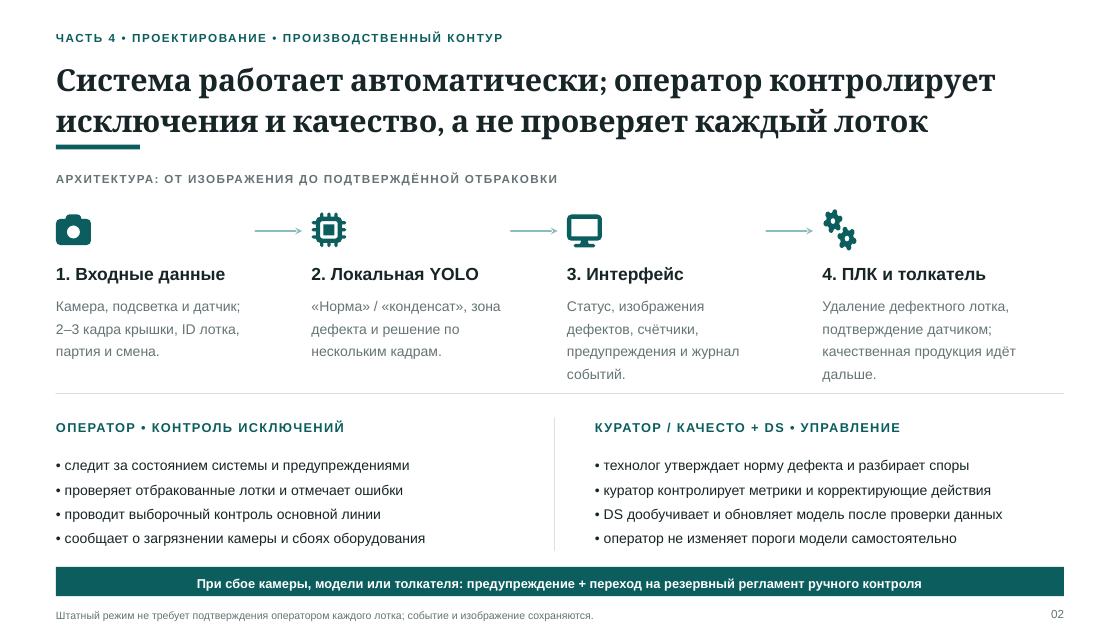
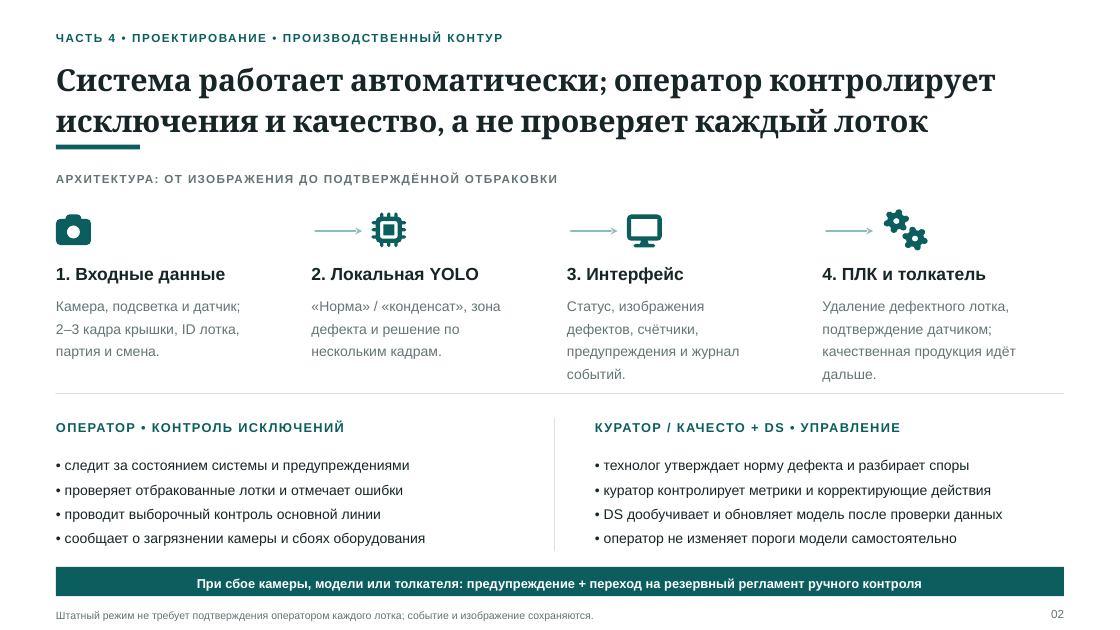
Before and after one commit to TatsianaPoto/head_of_IA, a slide deck: slide 2 of 4_Data_analysis_and_CV_based_condensate_monitoring.pptx. Drawn at 1120x630 pixels with LibreOffice and Linux fonts; fonts in the diff are those of the drawing. Boxes give left, top, right and bottom in pixels: in the first picture for what was removed or moved away, otherwise in the second. Text is boxed around its words. In the diff, an @@ line names an element or a change of style, - is before the commit and + after.

```diff
--- a/4_Data_analysis_and_CV_based_condensate_monitoring.pptx
+++ b/4_Data_analysis_and_CV_based_condensate_monitoring.pptx
@@ 5 freeform shapes: place and size @@
-5 freeform shapes at [255,213,813,248]
+5 freeform shapes at [315,213,874,248]
@@ freeform shape: place and size @@
-freeform shape at [823,213,858,248]
+freeform shape at [882,213,929,248]
```
Also in this commit, not shown: 1 other slide changed, 4 other files.
